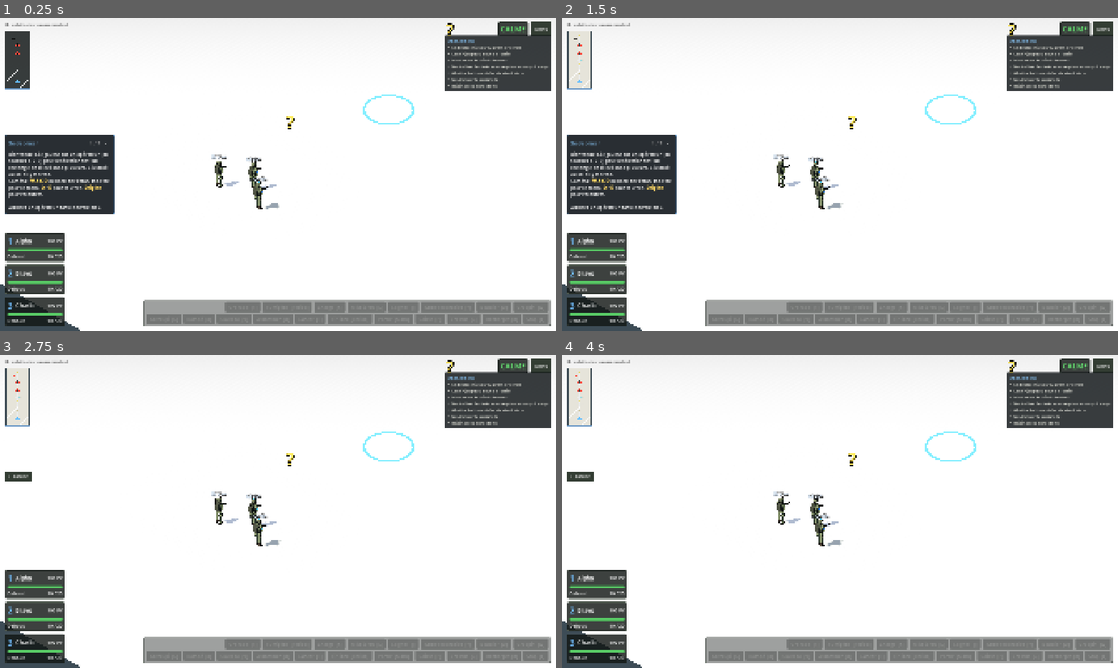
Above: before the commit, frames 1-4 (two rows, left to right).
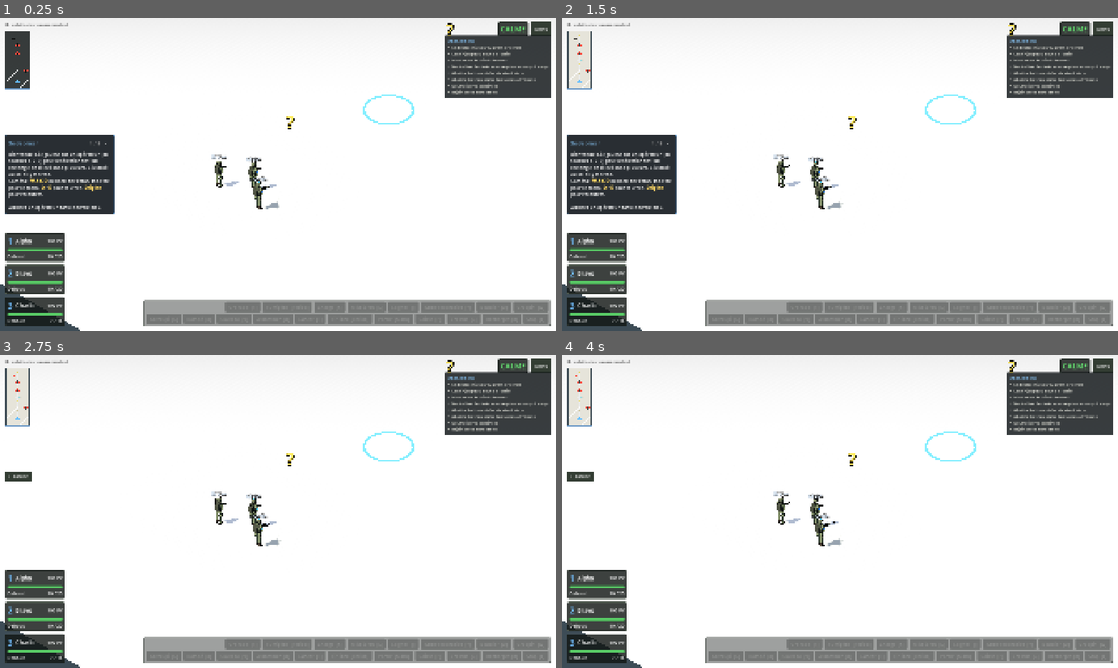
Above: after the commit, the same moments.

Repository: HackTechDev/Commando
Game: Godot game, scene res://scenes/levels/tutorial/tutorial.tscn
The game is run twice, just before and just after one commit, with the same random seed, the same clock (stepped at 60 frames per second) and the same inputs. This scene is started directly instead of the project's main scene.
Inputs:
- Up to frame 1 (0.25 s): no input
- Up to frame 2 (1.5 s): click "×" at 0.5 s; click "? Astuce" at 1.25 s
- Up to frame 3 (2.75 s): click "×" at 2 s
- Up to frame 4 (4 s): click "? Astuce" at 2.75 s; click "×" at 3.5 s

The runs differ from the first frame. In frame 1, 0.6% of the frame differs, in the area x 4-100%, y 16-98%; in frame 2, 0.6%; in frame 3, 0.6%; in frame 4, 0.6%.

Commit message:
Fusil PGM Hécate II et tir à longue distance
Nouvelle arme principale `hecate` : 48 m de portée, une cible abattue
d'un tir, visée et cadence lentes, sans silencieux, 13,8 kg ; modèle 3D
dédié (vérifié par rendu hors écran). `Commando.mission_primary` permet
à une carte d'imposer l'arme d'un opérateur. Didacticiel : huitième
atelier « Tir à longue distance », Charlie y abat à l'Hécate trois
cibles placées à 40–42 m ; ateliers suivants renumérotés, test adapté.

Suite de tests non lancée (session sans tests) ; atelier joué par
script : les trois cibles tombent sans que Charlie se déplace.

Co-Authored-By: Claude Opus 5.5 <noreply@anthropic.com>

Diff:
--- a/scenes/levels/tutorial/tutorial.tscn
+++ b/scenes/levels/tutorial/tutorial.tscn
@@ -179,6 +179,7 @@
 transform = Transform3D(1, 0, 0, 0, 1, 0, 0, 0, 1, 1.6, 0, 39.2)
 unit_index = 3
 display_name = "Charlie"
+mission_primary = &"hecate"
 
 [node name="CameraRig" parent="." instance=ExtResource("2")]
 transform = Transform3D(1, 0, 0, 0, 1, 0, 0, 0, 1, 0, 0, 36)
@@ -226,6 +227,21 @@
 armed = false
 stationary = true
 blind = true
+
+[node name="FarLeft" parent="Enemies" instance=ExtResource("7")]
+transform = Transform3D(1, 0, 0, 0, 1, 0, 0, 0, 1, 14, 0, 14)
+armed = false
+stationary = true
+
+[node name="FarMiddle" parent="Enemies" instance=ExtResource("7")]
+transform = Transform3D(1, 0, 0, 0, 1, 0, 0, 0, 1, 18, 0, 16)
+armed = false
+stationary = true
+
+[node name="FarRight" parent="Enemies" instance=ExtResource("7")]
+transform = Transform3D(1, 0, 0, 0, 1, 0, 0, 0, 1, 22, 0, 14)
+armed = false
+stationary = true
 
 [node name="Sentry" parent="Enemies" node_paths=PackedStringArray("patrol_path") instance=ExtResource("7")]
 transform = Transform3D(0, 0, -1, 0, 1, 0, 1, 0, 0, -9, 0, -55)
@@ -309,13 +325,27 @@
 Les munitions s'affichent sur les portraits, en bas : {reload} recharge, {switch_weapon} passe à l'arme de poing. {action_grenade} puis clic au sol : grenade. Un tir s'entend de loin.
 
 Abattez les trois cibles."
-done_text = "Dernier atelier : passer la sentinelle."
+done_text = "Juste à l'est : le stand de tir à longue distance, pour Charlie et son Hécate."
 step = 5
 objective_id = &"tuto_shoot"
 size = Vector2(14, 6)
 goal = 2
 targets = Array[NodePath]([NodePath("../../Enemies/TargetLeft"), NodePath("../../Enemies/TargetMiddle"), NodePath("../../Enemies/TargetRight")])
 
+[node name="Sniper" type="Area3D" parent="Stations"]
+transform = Transform3D(1, 0, 0, 0, 1, 0, 0, 0, 1, 18, 0, -26)
+script = ExtResource("10")
+title = "Tir à longue distance"
+text = "Charlie porte un PGM Hécate II, fusil de précision lourd en 12,7 mm : il abat une cible d'un seul tir jusqu'à 48 m, deux fois plus loin que les autres armes. La visée est longue, la culasse lente, et la détonation s'entend de très loin.
+
+Amenez Charlie ici, déplacez la caméra vers les trois cibles au sud, à une quarantaine de mètres, puis clic droit sur chacune : il tire sans quitter le stand."
+done_text = "Dernier atelier : passer la sentinelle."
+step = 6
+objective_id = &"tuto_sniper"
+size = Vector2(8, 6)
+goal = 2
+targets = Array[NodePath]([NodePath("../../Enemies/FarLeft"), NodePath("../../Enemies/FarMiddle"), NodePath("../../Enemies/FarRight")])
+
 [node name="Stealth" type="Area3D" parent="Stations"]
 transform = Transform3D(1, 0, 0, 0, 1, 0, 0, 0, 1, 0, 0, -45)
 script = ExtResource("10")
@@ -325,7 +355,7 @@
 
 Neutralisez la sentinelle."
 done_text = "Rejoignez la zone de fin, au nord."
-step = 6
+step = 7
 objective_id = &"tuto_stealth"
 size = Vector2(14, 5)
 goal = 2
@@ -337,7 +367,7 @@
 title = "Fin du didacticiel"
 text = "Amenez un opérateur dans la zone de fin."
 done_text = "Bravo, vous connaissez l'essentiel. {toggle_help} affiche toutes les commandes en partie."
-step = 7
+step = 8
 objective_id = &"tuto_end"
 size = Vector2(10, 6)
 goal = 3
--- a/scripts/levels/level_catalog.gd
+++ b/scripts/levels/level_catalog.gd
@@ -27,7 +27,7 @@
 	{
 		"title": "Didacticiel",
 		"scene": "res://scenes/levels/tutorial/tutorial.tscn",
-		"description": "Parcours d'apprentissage en sept ateliers, du sud au nord : se déplacer, courir et se baisser, grimper, corps à corps, tir, infiltration. Une petite fenêtre expli …(112 unchanged characters)…
+		"description": "Parcours d'apprentissage en huit ateliers, du sud au nord : se déplacer, courir et se baisser, grimper, corps à corps, tir, tir à longue distance (Charlie porte un PGM Hécate II), infiltration. Une petite fenêtre expli …(112 unchanged characters)…
 		"camo": "woodland",
 		"objectives": [
 			{"id": "tuto_move", "text": "Se déplacer jusqu'au premier cercle"},
@@ -35,6 +35,7 @@
 			{"id": "tuto_climb", "text": "Monter sur le toit du bunker"},
 			{"id": "tuto_melee", "text": "Neutraliser les trois mannequins au corps à corps"},
 			{"id": "tuto_shoot", "text": "Abattre les trois cibles du stand de tir"},
+			{"id": "tuto_sniper", "text": "Abattre les trois cibles lointaines à l'Hécate"},
 			{"id": "tuto_stealth", "text": "Neutraliser la sentinelle"},
 			{"id": "tuto_end", "text": "Rejoindre la zone de fin"},
 		],
--- a/scripts/resources/gear_catalog.gd
+++ b/scripts/resources/gear_catalog.gd
@@ -189,6 +189,16 @@
 			"fire_range": 22.0, "aim_time": 0.6, "fire_interval": 0.8, "fire_damage": 52.0,
 			"hit_chance_near": 0.96, "hit_chance_far": 0.76, "magazine_size": 10, "reserve_ammo": 20,
 			"reload_time": 2.4, "gunshot_noise_radius": 11.0, "suppressed": true,
+		},
+	},
+	&"hecate": {
+		"short": "Hécate",
+		"name": "PGM Hécate II",
+		"description": "Fusil de précision lourd en 12,7 mm, à verrou : touche et abat d'un seul tir à très longue portée. Visée longue, cadence lente, très lourd et sans silencieux : la détonation s'entend de très loin.",
+		"stats": {
+			"fire_range": 48.0, "aim_time": 1.4, "fire_interval": 2.4, "fire_damage": 160.0,
+			"hit_chance_near": 0.88, "hit_chance_far": 0.85, "magazine_size": 7, "reserve_ammo": 14,
+			"reload_time": 3.8, "gunshot_noise_radius": 32.0, "suppressed": false,
 		},
 	},
 	&"m249": {
@@ -245,7 +255,7 @@
 const BASE_WEIGHT := 2.0
 const WEIGHTS: Dictionary = {
 	&"carbine": 3.5, &"smg": 2.8, &"dmr": 6.0, &"shotgun": 4.0, &"pump_shotgun": 3.6,
-	&"famas": 3.8, &"scar_l": 3.6, &"scar_h": 4.3, &"hk417": 5.0, &"m249": 8.0,
+	&"famas": 3.8, &"scar_l": 3.6, &"scar_h": 4.3, &"hk417": 5.0, &"m249": 8.0, &"hecate": 13.8,
 	&"pistol": 1.0, &"machine_pistol": 1.6, &"none": 0.0,
 	&"helmet": 1.4, &"nvg": 0.6, &"headset": 0.3, &"vest": 3.0, &"backpack": 4.0,
 	&"radio": 1.0, &"knee_pads": 0.4, &"balaclava": 0.0,
--- a/scripts/units/commando.gd
+++ b/scripts/units/commando.gd
@@ -118,6 +118,9 @@
 ## Charges explosives fournies par la mission (réglage du niveau), qui
 ## s'ajoutent à l'équipement choisi.
 @export var mission_explosives: int = 0
+## Arme principale imposée par la mission (vide : celle de l'opérateur),
+## par exemple l'Hécate du tireur d'élite du didacticiel.
+@export var mission_primary: StringName = &""
 ## Grenades, charges explosives et trousses de soins restantes.
 var grenades: int = 0
 var smoke_grenades: int = 0
@@ -202,7 +205,7 @@
 
 func _ready() -> void:
 	if use_roster:
-		_apply_profile(OperatorRoster.current().profile(unit_index))
+		_apply_profile(_mission_profile(OperatorRoster.current().profile(unit_index)))
 	health.reset(stats.max_health)
 	_last_health = health.health
 	ammo_in_magazine = stats.magazine_size
@@ -293,6 +296,16 @@
 	var sidearm := GearCatalog.secondary_stats(base, operator.secondary)
 	_secondary_stats = _equip(sidearm, operator) if sidearm else null
 	_model.outfit = operator
+
+
+## Copie de `operator` armée de `mission_primary`, si la mission en impose
+## une (le profil de l'équipe n'est pas modifié).
+func _mission_profile(operator: OperatorProfile) -> OperatorProfile:
+	if operator == null or mission_primary == &"" or not GearCatalog.PRIMARY.has(mission_primary):
+		return operator
+	var armed := operator.duplicate() as OperatorProfile
+	armed.primary = mission_primary
+	return armed
 
 
 ## Complète les réglages d'une arme avec l'équipement, la charge et la
--- a/scripts/units/soldier_model.gd
+++ b/scripts/units/soldier_model.gd
@@ -3433,6 +3433,8 @@
 			return _build_hk417(rifle)
 		&"m249":
 			return _build_m249(rifle)
+		&"hecate":
+			return _build_hecate(rifle)
 	if kind == &"rifle":
 		# Fusil d'assaut des ennemis : crosse et garde-main en bois, chargeur
 		# courbe, frein de bouche, sans optique.
@@ -3579,6 +3581,62 @@
 	var length := 0.2 if heavy else 0.17
 	_barrel(rifle, 0.024 if heavy else 0.021, length, Vector3(0.0, 0.05, front - 0.08 - length * 0.5), _m_weapon)
 	return front - 0.1 - length
+
+
+## PGM Hécate II : fusil lourd à verrou en 12,7 mm. Boîtier massif, long
+## canon à gros frein de bouche, crosse squelette réglable (busc, plaque de
+## couche, monopode arrière), lunette de tir à longue distance avec ses
+## tourelles, poignée de transport, bipied replié sous le garde-main,
+## chargeur de 7 et levier de culasse à droite.
+func _build_hecate(rifle: Node3D) -> float:
+	# Boîtier et culasse.
+	_box(rifle, Vector3(0.052, 0.085, 0.38), Vector3(0.0, 0.04, -0.06), _m_weapon)
+	var bolt := _cylinder(rifle, 0.009, 0.06, Vector3(0.045, 0.06, 0.06), _m_weapon)
+	bolt.rotation.z = PI / 2.0
+	_sphere(rifle, 0.014, Vector3(0.078, 0.055, 0.06), _m_weapon)
+	# Crosse squelette : busc, barre basse, plaque de couche, monopode.
+	_box(rifle, Vector3(0.04, 0.035, 0.3), Vector3(0.0, 0.075, 0.27), _m_gear)
+	var lower := _box(rifle, Vector3(0.032, 0.03, 0.28), Vector3(0.0, -0.025, 0.26), _m_weapon)
+	lower.rotation.x = deg_to_rad(-6.0)
+	_box(rifle, Vector3(0.03, 0.12, 0.03), Vector3(0.0, 0.025, 0.14), _m_weapon)
+	_box(rifle, Vector3(0.055, 0.14, 0.035), Vector3(0.0, 0.03, 0.42), _m_gear)
+	var monopod := _cylinder(rifle, 0.008, 0.09, Vector3(0.0, -0.07, 0.36), _m_weapon)
+	monopod.name = "Monopod"
+	# Chargeur de 7 (cartouches de 12,7 mm : large et profond).
+	_rifle_mag = _box(rifle, Vector3(0.04, 0.1, 0.1), Vector3(0.0, -0.055, -0.1), _m_weapon)
+	# Garde-main à rails, canon, frein de bouche à deux chambres.
+	_box(rifle, Vector3(0.058, 0.065, 0.36), Vector3(0.0, 0.045, -0.43), _m_gear)
+	for side: float in [-1.0, 1.0]:
+		_box(rifle, Vector3(0.006, 0.012, 0.3), Vector3(0.031 * side, 0.045, -0.43), _m_weapon)
+	var barrel := _cylinder(rifle, 0.017, 0.5, Vector3(0.0, 0.045, -0.85), _m_weapon)
+	barrel.rotation.x = PI / 2.0
+	_box(rifle, Vector3(0.054, 0.05, 0.12), Vector3(0.0, 0.045, -1.15), _m_weapon).name = "MuzzleBrake"
+	for z: float in [-1.12, -1.18]:
+		_box(rifle, Vector3(0.058, 0.032, 0.022), Vector3(0.0, 0.045, z), _m_dark)
+	# Lunette : corps, objectif, oculaire, tourelles, colliers.
+	var scope := _cylinder(rifle, 0.027, 0.32, Vector3(0.0, 0.145, -0.08), _m_weapon)
+	scope.name = "Scope"
+	scope.rotation.x = PI / 2.0
+	var bell := _cylinder(rifle, 0.04, 0.08, Vector3(0.0, 0.145, -0.27), _m_weapon)
+	bell.rotation.x = PI / 2.0
+	var lens := _cylinder(rifle, 0.034, 0.005, Vector3(0.0, 0.145, -0.312), _m_lens)
+	lens.rotation.x = PI / 2.0
+	var eyepiece := _cylinder(rifle, 0.032, 0.06, Vector3(0.0, 0.145, 0.1), _m_weapon)
+	eyepiece.rotation.x = PI / 2.0
+	_cylinder(rifle, 0.016, 0.03, Vector3(0.0, 0.18, -0.08), _m_weapon)
+	var windage := _cylinder(rifle, 0.016, 0.03, Vector3(0.035, 0.145, -0.08), _m_weapon)
+	windage.rotation.z = PI / 2.0
+	for z: float in [-0.17, 0.02]:
+		_box(rifle, Vector3(0.034, 0.06, 0.022), Vector3(0.0, 0.1, z), _m_weapon)
+	# Poignée de transport, devant la lunette.
+	_box(rifle, Vector3(0.016, 0.012, 0.1), Vector3(0.0, 0.135, -0.36), _m_weapon)
+	for z: float in [-0.4, -0.32]:
+		_box(rifle, Vector3(0.016, 0.06, 0.012), Vector3(0.0, 0.1, z), _m_weapon)
+	# Bipied replié sous le garde-main.
+	_box(rifle, Vector3(0.05, 0.025, 0.04), Vector3(0.0, 0.0, -0.6), _m_weapon)
+	for side: float in [-1.0, 1.0]:
+		_box(rifle, Vector3(0.012, 0.012, 0.3), Vector3(0.018 * side, -0.005, -0.44), _m_weapon)
+	return -1.21
 
 
 ## HK417 : grand AR en 7,62 mm, chargeur droit, garde-main long à rails,
--- a/tests/levels/test_tutorial.gd
+++ b/tests/levels/test_tutorial.gd
@@ -39,8 +39,8 @@
 	assert_not_null(panel, "fenêtre d'astuces")
 	assert_eq(panel.shown_title(), "Se déplacer")
 	assert_string_contains(panel.shown_text(), "Clic droit au sol")
-	assert_eq(TutorialStation.all_in(get_tree()).size(), 7, "sept ateliers")
-	assert_eq((node("HUD") as Hud).objectives.entries.size(), 7, "un objectif par atelier")
+	assert_eq(TutorialStation.all_in(get_tree()).size(), 8, "huit ateliers")
+	assert_eq((node("HUD") as Hud).objectives.entries.size(), 8, "un objectif par atelier")
 	assert_true(LevelCatalog.find(TUTORIAL).get("title", "") == "Didacticiel", "au catalogue")
 
 
@@ -69,7 +69,7 @@
 	panel.hide_tip()
 	alpha.global_position = _station("Run").global_position
 	assert_gt(await frames_until(func() -> bool: return panel.shown_title() == "Courir et se baisser", 30), -1, "astuce de l'atelier")
-	assert_eq(panel._step.text, "2 / 7")
+	assert_eq(panel._step.text, "2 / 8")
 	panel.hide_tip()
 	assert_eq(panel.shown_text(), "", "masquée")
 	assert_true(panel._reopen.visible, "bouton pour la rouvrir")
Not shown, changed: CHANGELOG.md
Not shown, changed: DECISIONS.md
